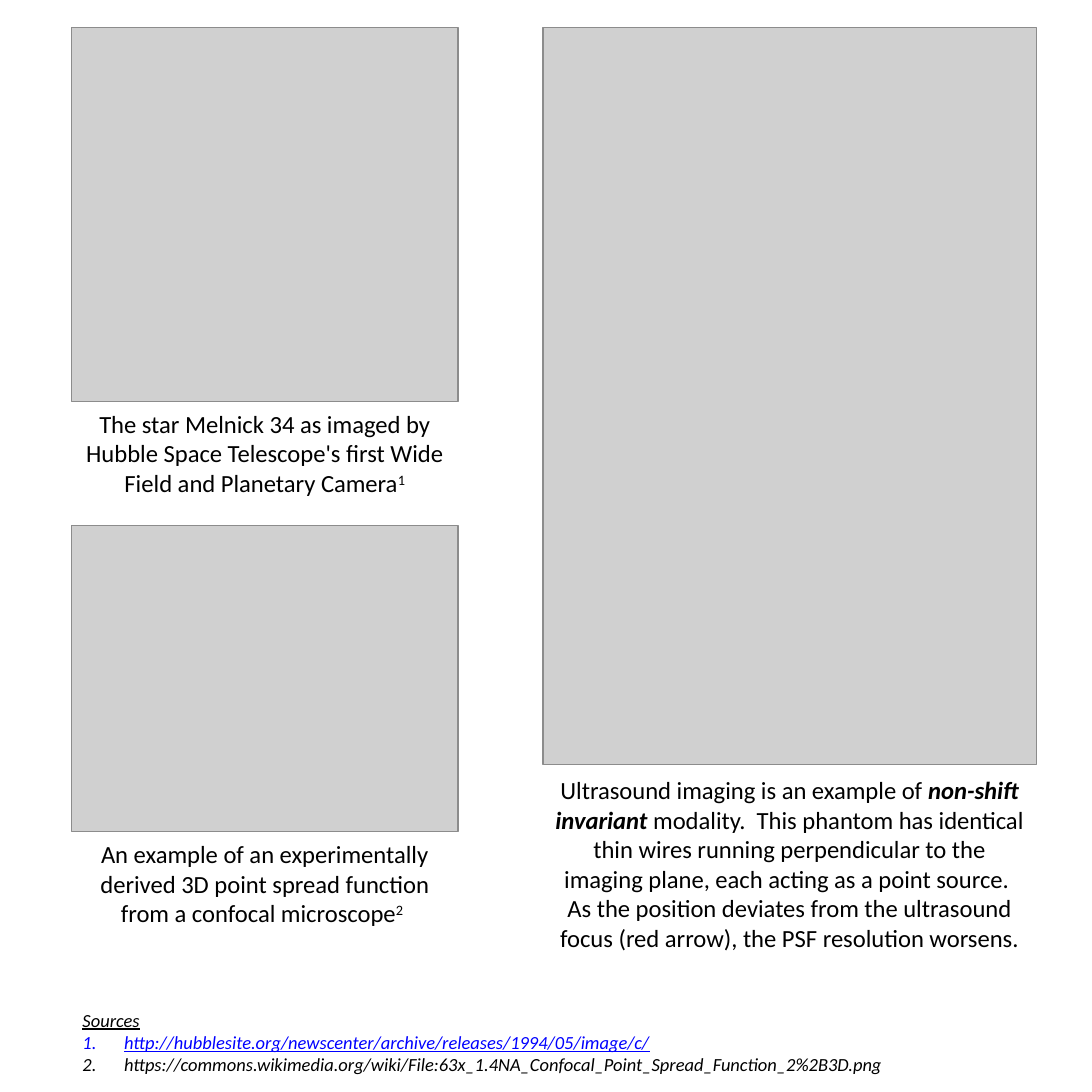
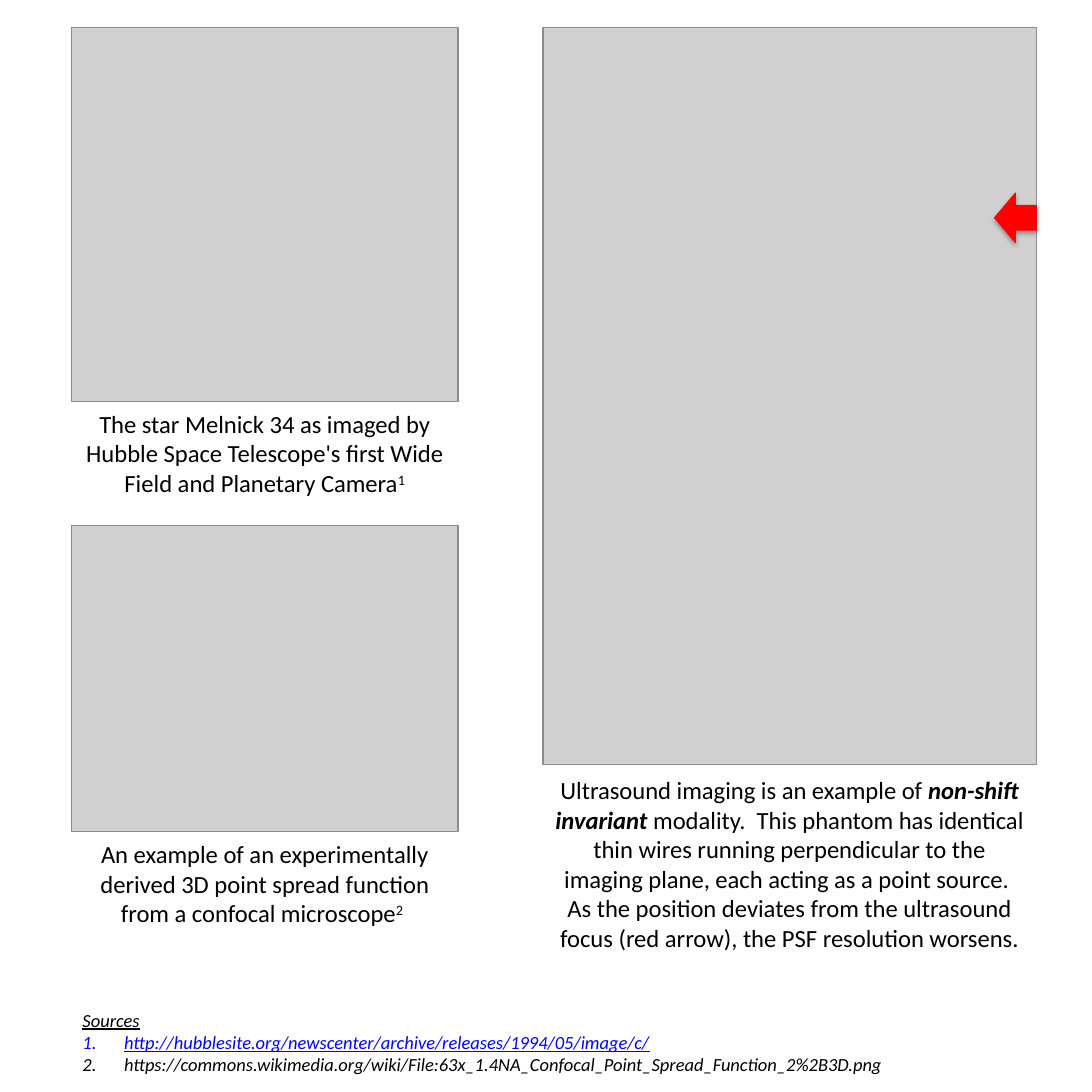
Before and after one commit to mdblackledge/theoryofimaging, a slide deck: slide 1 of Lecture_2/images/PSF_examples.pptx. Drawn at 1092x1092 pixels with LibreOffice and Linux fonts; fonts in the diff are those of the drawing; grey boxes stand for pictures. Boxes give left, top, right and bottom in pixels: in the first picture for what was removed or moved away, otherwise in the second. Text is boxed around its words. In the diff, an @@ line names an element or a change of style, - is before the commit and + after.

Commit message:
First iteration of Lecture 3, some updates to Lecture 2

```diff
--- a/Lecture_2/images/PSF_examples.pptx
+++ b/Lecture_2/images/PSF_examples.pptx
@@ left arrow added at (994,193,1035,242), fill #FF0000, outline #FF0000 0.75 pt @@
```
Also in this commit, not shown: 11 other files.
